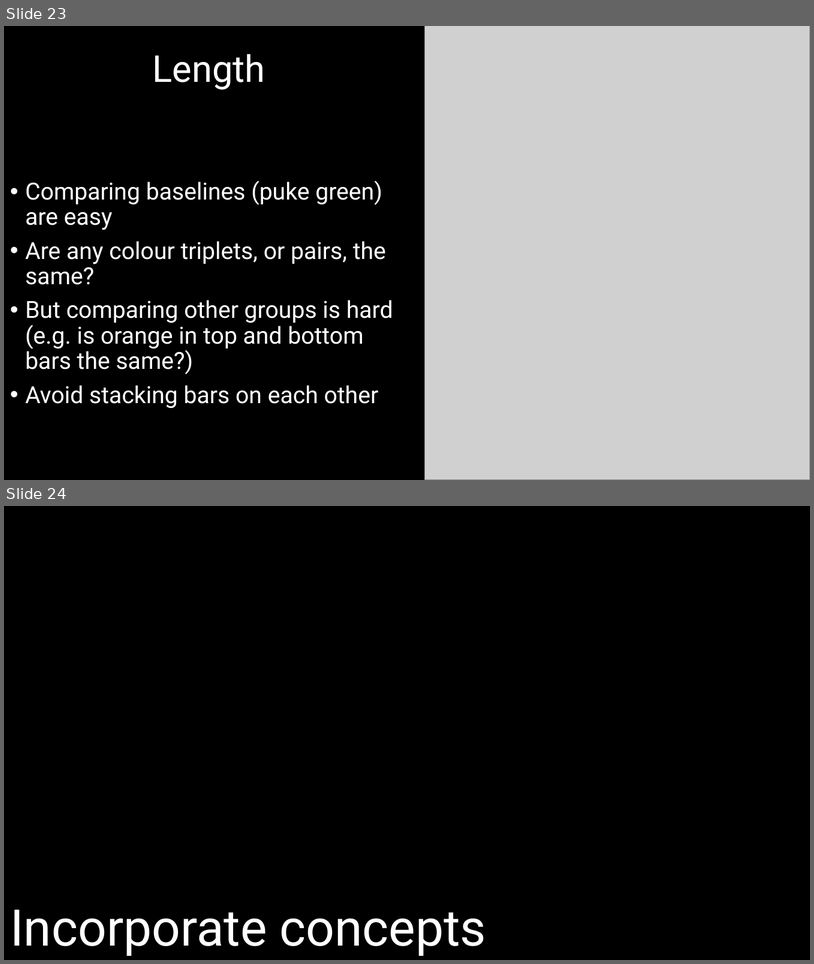
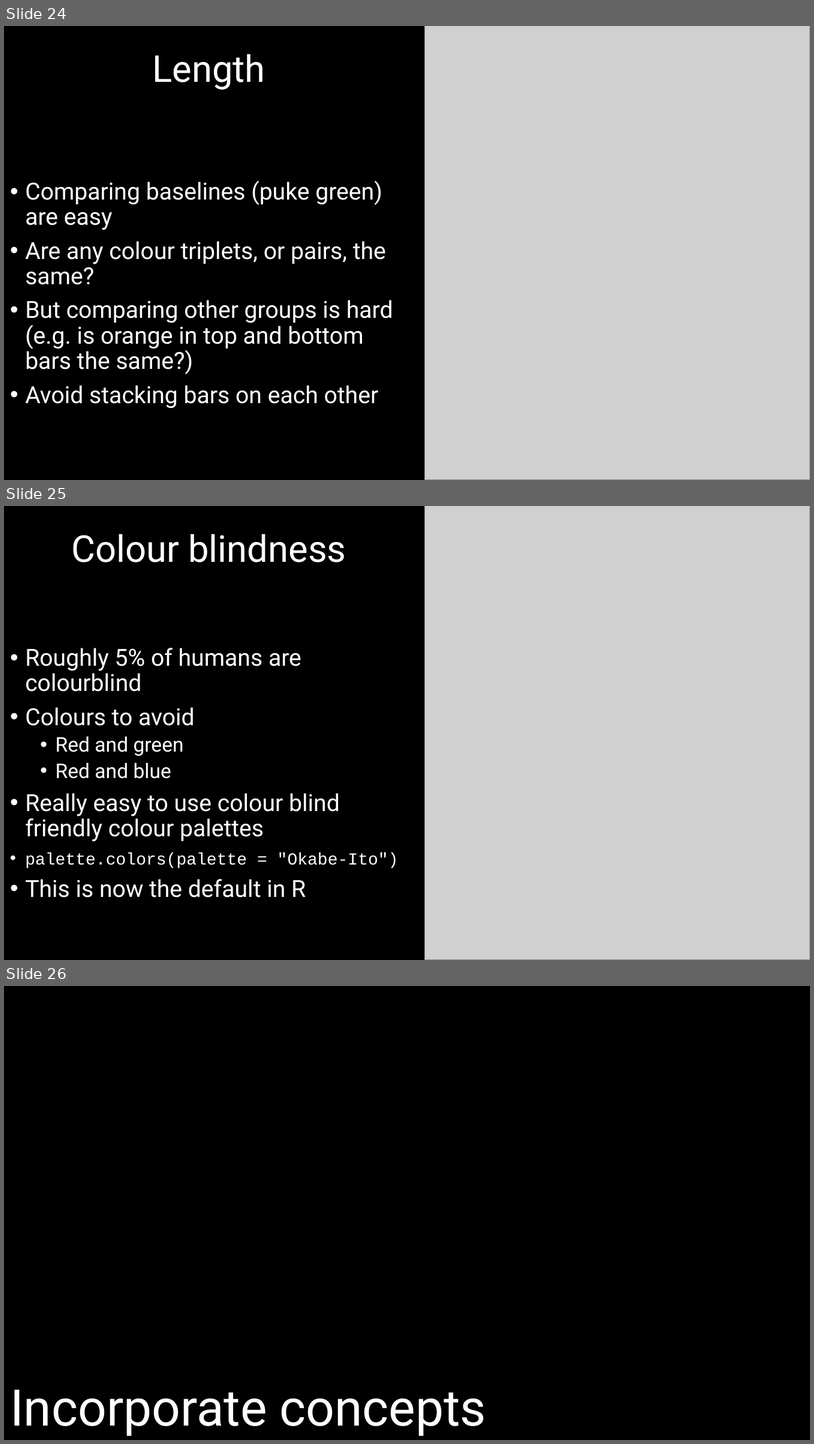
Before and after one commit to DeonRoos/stats-for-biologists, a slide deck: Lecture 3 - data_vis/Slides/Lecture 2.1 Effective scientific communication.pptx. Shown one above the other, each under a label of ours: slides 23 and 24 before the commit, slides 24, 25 and 26 after it. The pictures are 814x964 and 814x1444 pixels, drawn with LibreOffice and Linux fonts; fonts in the diff are those of the drawing; grey boxes stand for pictures. Boxes give left, top, right and bottom in pixels: in the first picture for what was removed or moved away, otherwise in the second. Text is boxed around its words. In the diff, an @@ line names an element or a change of style, - is before the commit and + after.

```diff
--- a/Lecture 3 - data_vis/Slides/Lecture 2.1 Effective scientific communication.pptx
+++ b/Lecture 3 - data_vis/Slides/Lecture 2.1 Effective scientific communication.pptx
@@ slide 25 added at (4,506,810,960), background #000000 @@
@@ picture added at (425,506,810,960) @@
@@ title added at (71,534,346,562), 44 pt, text #FFFFFF @@
+Colour blindness
@@ text added at (25,648,399,897), 28 pt, text #FFFFFF @@
+• Roughly 5% of humans are colourblind
+• Colours to avoid
+  • Red and green
+  • Red and blue
+• Really easy to use colour blind friendly colour palettes
+• palette.colors(palette = "Okabe-Ito")
+• This is now the default in R
@@ what was slide 23 is now slide 24 @@
@@ what was slide 24 is now slide 26 @@
```
Also in this commit, not shown: 2 other slides added, 1 slide removed, 28 other files.
